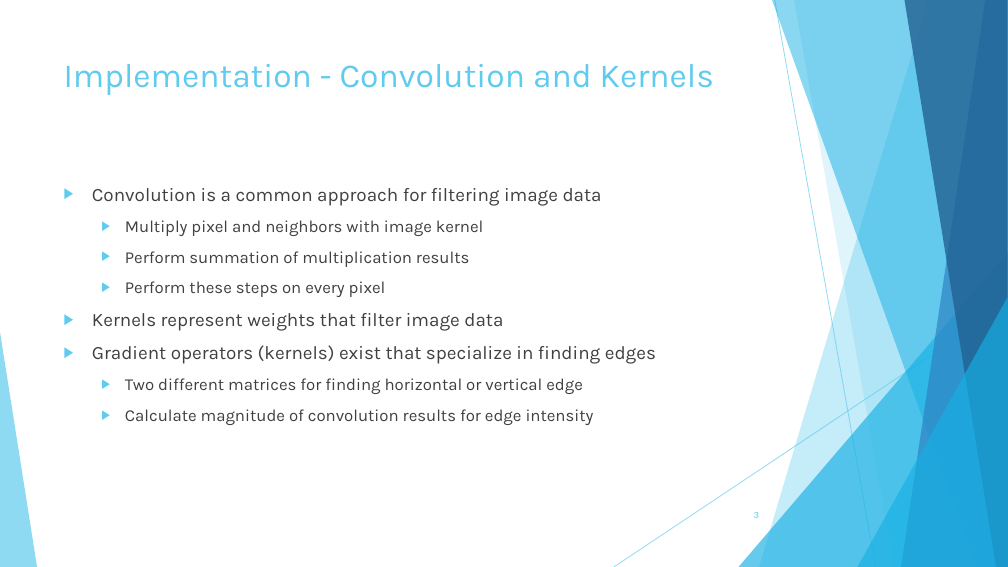
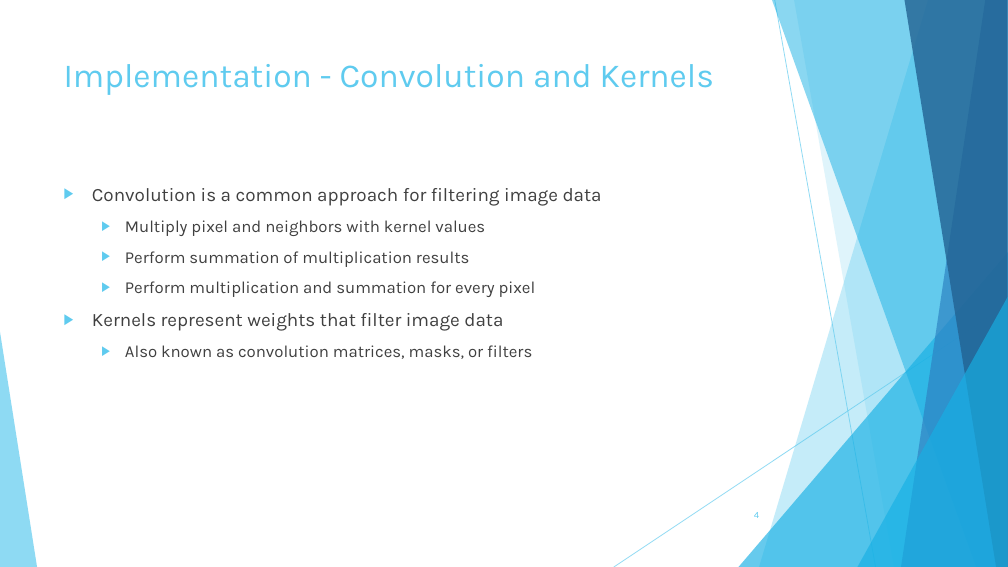
Before and after one commit to miles885/GPU_Course_Project, a slide deck: slide 4 of Course_Project_Edge_Detection_Gapcynski.pptx (slide 3 before the commit). Drawn at 1008x567 pixels with LibreOffice and Linux fonts; fonts in the diff are those of the drawing. Boxes give left, top, right and bottom in pixels: in the first picture for what was removed or moved away, otherwise in the second. Text is boxed around its words. In the diff, an @@ line names an element or a change of style, - is before the commit and + after.

```diff
--- a/Course_Project_Edge_Detection_Gapcynski.pptx
+++ b/Course_Project_Edge_Detection_Gapcynski.pptx
@@ text at <box>125,220,485,236</box>: text changed @@
-  ▶ Multiply pixel and neighbors with image kernel
+  ▶ Multiply pixel and neighbors with kernel values
@@ text at <box>125,281,536,297</box>: text changed @@
-  ▶ Perform these steps on every pixel
+  ▶ Perform multiplication and summation for every pixel
@@ text at <box>125,345,532,359</box>: text changed @@
-▶ Gradient operators (kernels) exist that specialize in finding edges
-  ▶ Two different matrices for finding horizontal or vertical edge
-  ▶ Calculate magnitude of convolution results for edge intensity
+  ▶ Also known as convolution matrices, masks, or filters
@@ page number at <box>754,512,759,518</box>: text changed @@
-3
+4
```
Also in this commit, not shown: 6 other slides changed, 1 slide added, 1 other file.
